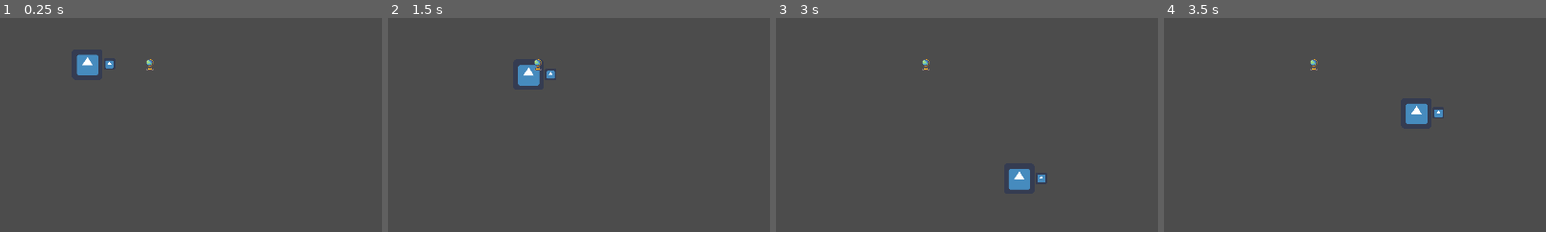
Above: before the commit, frames 1-4 (left to right).
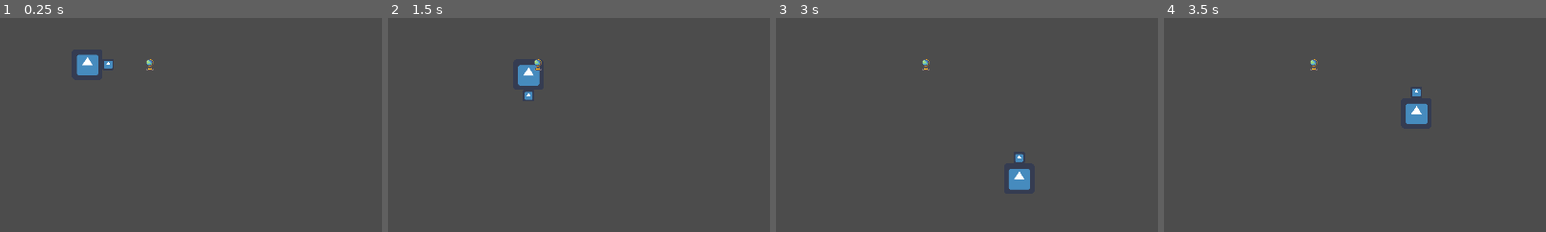
Above: after the commit, the same moments.

Repository: Komogi/Brackeys-GJ6
Game: Godot game, scene res://Scenes/GameScreen.tscn
Two runs of this game, one before a commit and one after it. Both use one fixed random seed, a clock stepped at 60 frames per second and the inputs below. This scene is started directly instead of the project's main scene. The engine's default icon, where the game draws it, is replaced by a stand-in: a white triangle on a blue panel in a dark square.
Inputs:
- Up to frame 1 (0.25 s): no input
- Up to frame 2 (1.5 s): tap Enter at 0.5 s; hold Right (ui_right) 0.53-1.28 s; tap J (interact) at 0.6, 1.35 s; hold Down (ui_down) from 1.28 s (still down)
- Up to frame 3 (3 s): release Down (ui_down) at 2.03 s; hold Right (ui_right) 2.03-2.78 s; tap J (interact) at 2.1, 2.85 s; hold Up (ui_up) from 2.78 s (still down)
- Up to frame 4 (3.5 s): keep holding Up (ui_up)
The pictures show only the part of the screen within x 12-62%, y 31-81%; the shares and areas given below are measured in that part.

The runs differ from the first frame. In frame 1, less than 0.1% of the frame differs, in the area x 27-30%, y 20-24%; in frame 2, 0.2%, in the area x 35-44%, y 24-39%; in frame 3, 0.2%; in frame 4, 0.2%.

Commit message:
Player Update
- Player can interact to 4 direction
- Modify size of InteractionComponent
- Add Key Mapping (WASD - Movement)

Diff:
--- a/Player/InteractionComponent.gd
+++ b/Player/InteractionComponent.gd
@@ -9,9 +9,6 @@
 # Called every frame
 func _process(delta):
 	# Check whether the player is trying to interact
-	#if (interaction_target != null):
-	#	print("target on")
-
 	if (interaction_target != null and Input.is_action_just_pressed("interact")):
 		# If so, we'll call interaction_interact() if our target supports it
 		if (interaction_target.has_method("interaction_interact")):
@@ -21,17 +18,13 @@
 # Signal triggered when our collider collides with something on the interaction layer
 func _on_InteractionComponent_body_entered(body):
 	var canInteract := false
-	#print("interaction_entered")
 
 	# GDScript lacks the concept of interfaces, so we can't check whether the body implements an interface
 	# Instead, we'll see if it has the methods we need
 	#print(body.has_method("interaction_can_interact"))
 	if (body.has_method("interaction_can_interact")):
 		# Interactables tell us whether we're allowed to interact with them.
-		print("before", canInteract)
-		print("parent", interaction_parent)
 		canInteract = body.interaction_can_interact(get_node(interaction_parent))
-		print("after", canInteract)
 
 	if not canInteract:
 		return
@@ -42,7 +35,6 @@
 
 
 func _on_InteractionComponent_body_exited(body):
-	print("interaction_exited")
 	if (body == interaction_target):
 		interaction_target = null
 		emit_signal("on_interactable_changed", null)
--- a/Player/InteractionComponent.tscn
+++ b/Player/InteractionComponent.tscn
@@ -4,6 +4,7 @@
 [ext_resource path="res://icon.png" type="Texture" id=2]
 
 [sub_resource type="CapsuleShape2D" id=1]
+radius = 17.2861
 height = 0.0
 
 [node name="InteractionComponent" type="Area2D"]
--- a/Player/Player.gd
+++ b/Player/Player.gd
@@ -1,10 +1,13 @@
 extends KinematicBody2D
 class_name Player
+
+onready var interact = $InteractionComponent
 
 const ACCELERATION = 800
 const MAX_SPEED = 250
 const FRICTION = 1000
-
+const INTERACT_POSITION_X = [35, 0, -35, 0]
+const INTERACT_POSITION_Y = [0, -35, 0, 35]
 var velocity = Vector2.ZERO
 
 func _physics_process(delta):
@@ -15,10 +18,22 @@
 
 	if input_vector != Vector2.ZERO:
 		velocity = velocity.move_toward(input_vector * MAX_SPEED, ACCELERATION * delta)
+
+		var direction = 0
+		if abs(input_vector.x) > abs(input_vector.y):
+			if input_vector.x > 0:
+				direction = 0
+			else:
+				direction = 2
+		else:
+			if input_vector.y > 0:
+				direction = 3
+			else:
+				direction = 1
+
+		interact.position = Vector2(INTERACT_POSITION_X[direction], INTERACT_POSITION_Y[direction])
+
 	else:
 		velocity = velocity.move_toward(Vector2.ZERO, FRICTION * delta)
 
 	velocity = move_and_slide(velocity)
-
-	if Input.is_action_just_pressed("interact"):
-		print("j pressed")
--- a/Player/Player.tscn
+++ b/Player/Player.tscn
@@ -13,10 +13,9 @@
 scale = Vector2( 0.8, 0.8 )
 texture = ExtResource( 2 )
 
-[node name="InteractionComponent" parent="Sprite" instance=ExtResource( 3 )]
-position = Vector2( 46.2252, -0.395089 )
-scale = Vector2( 1.25, 1.25 )
-interaction_parent = NodePath("../..")
+[node name="InteractionComponent" parent="." instance=ExtResource( 3 )]
+position = Vector2( 35, 0 )
+interaction_parent = NodePath("..")
 
 [node name="CollisionShape2D" type="CollisionShape2D" parent="."]
 shape = SubResource( 1 )
--- a/project.godot
+++ b/project.godot
@@ -39,6 +39,34 @@
 
 [input]
 
+ui_left={
+"deadzone": 0.5,
+"events": [ Object(InputEventKey,"resource_local_to_scene":false,"resource_name":"","device":0,"alt":false,"shift":false,"control":false,"meta":false,"command":false,"pressed":false,"scancode":16777231,"unicode":0,"echo":false,"script":null)
+, Object(InputEventJoypadButton,"resource_local_to_scene":false,"resource_name":"","device":0,"button_index":14,"pressure":0.0,"pressed":false,"script":null)
+, Object(InputEventKey,"resource_local_to_scene":false,"resource_name":"","device":0,"alt":false,"shift":false,"control":false,"meta":false,"command":false,"pressed":false,"scancode":65,"unicode":0,"echo":false,"script":null)
+ ]
+}
+ui_right={
+"deadzone": 0.5,
+"events": [ Object(InputEventKey,"resource_local_to_scene":false,"resource_name":"","device":0,"alt":false,"shift":false,"control":false,"meta":false,"command":false,"pressed":false,"scancode":16777233,"unicode":0,"echo":false,"script":null)
+, Object(InputEventJoypadButton,"resource_local_to_scene":false,"resource_name":"","device":0,"button_index":15,"pressure":0.0,"pressed":false,"script":null)
+, Object(InputEventKey,"resource_local_to_scene":false,"resource_name":"","device":0,"alt":false,"shift":false,"control":false,"meta":false,"command":false,"pressed":false,"scancode":68,"unicode":0,"echo":false,"script":null)
+ ]
+}
+ui_up={
+"deadzone": 0.5,
+"events": [ Object(InputEventKey,"resource_local_to_scene":false,"resource_name":"","device":0,"alt":false,"shift":false,"control":false,"meta":false,"command":false,"pressed":false,"scancode":16777232,"unicode":0,"echo":false,"script":null)
+, Object(InputEventJoypadButton,"resource_local_to_scene":false,"resource_name":"","device":0,"button_index":12,"pressure":0.0,"pressed":false,"script":null)
+, Object(InputEventKey,"resource_local_to_scene":false,"resource_name":"","device":0,"alt":false,"shift":false,"control":false,"meta":false,"command":false,"pressed":false,"scancode":87,"unicode":0,"echo":false,"script":null)
+ ]
+}
+ui_down={
+"deadzone": 0.5,
+"events": [ Object(InputEventKey,"resource_local_to_scene":false,"resource_name":"","device":0,"alt":false,"shift":false,"control":false,"meta":false,"command":false,"pressed":false,"scancode":16777234,"unicode":0,"echo":false,"script":null)
+, Object(InputEventJoypadButton,"resource_local_to_scene":false,"resource_name":"","device":0,"button_index":13,"pressure":0.0,"pressed":false,"script":null)
+, Object(InputEventKey,"resource_local_to_scene":false,"resource_name":"","device":0,"alt":false,"shift":false,"control":false,"meta":false,"command":false,"pressed":false,"scancode":83,"unicode":0,"echo":false,"script":null)
+ ]
+}
 interact={
 "deadzone": 0.5,
 "events": [ Object(InputEventKey,"resource_local_to_scene":false,"resource_name":"","device":0,"alt":false,"shift":false,"control":false,"meta":false,"command":false,"pressed":false,"scancode":74,"unicode":0,"echo":false,"script":null)
